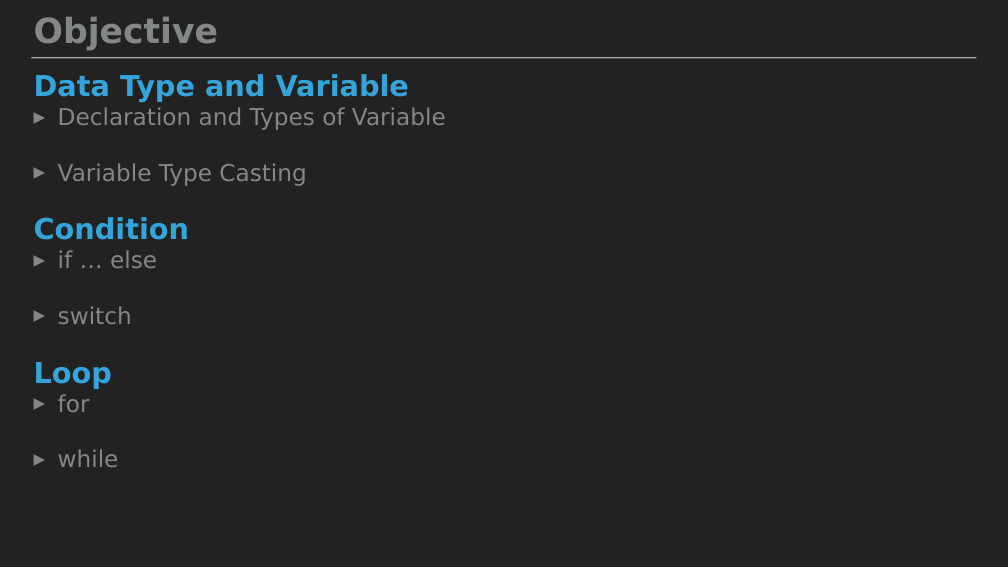
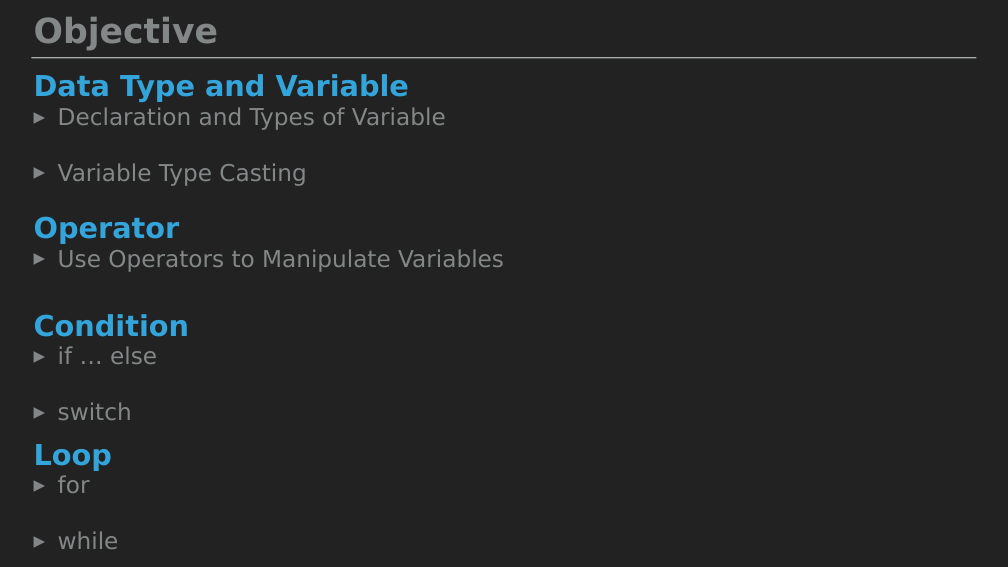
Before and after one commit to KyuseokKim/MyFiles, a slide deck: slide 2 of 기본프로그래밍_Java_002(자삼빠).pptx. Drawn at 1008x567 pixels with LibreOffice and Linux fonts; fonts in the diff are those of the drawing. Boxes give left, top, right and bottom in pixels: in the first picture for what was removed or moved away, otherwise in the second. Text is boxed around its words. In the diff, an @@ line names an element or a change of style, - is before the commit and + after.

```diff
--- a/기본프로그래밍_Java_002(자삼빠).pptx
+++ b/기본프로그래밍_Java_002(자삼빠).pptx
@@ text added at [34,216,180,244], 54.8 pt, text #34A5DA, bold @@
+Operator
@@ text added at [58,249,504,272], 44.2 pt, text #838787 @@
+▸ Use Operators to Manipulate Variables
@@ text "Condition": place and size @@
-text "Condition" at [34,217,190,240]
+text "Condition" at [34,314,190,337]
@@ text "if … else": place and size @@
-text "if … else" at [58,250,157,324]
+text "if … else" at [58,346,157,420]
@@ text "Loop": place and size @@
-text "Loop" at [34,362,112,389]
+text "Loop" at [34,444,112,470]
@@ text "for": place and size @@
-text "for" at [58,394,119,467]
+text "for" at [58,475,119,549]
```
Also in this commit, not shown: 10 other slides changed, 3 slides removed, 1 other file.
